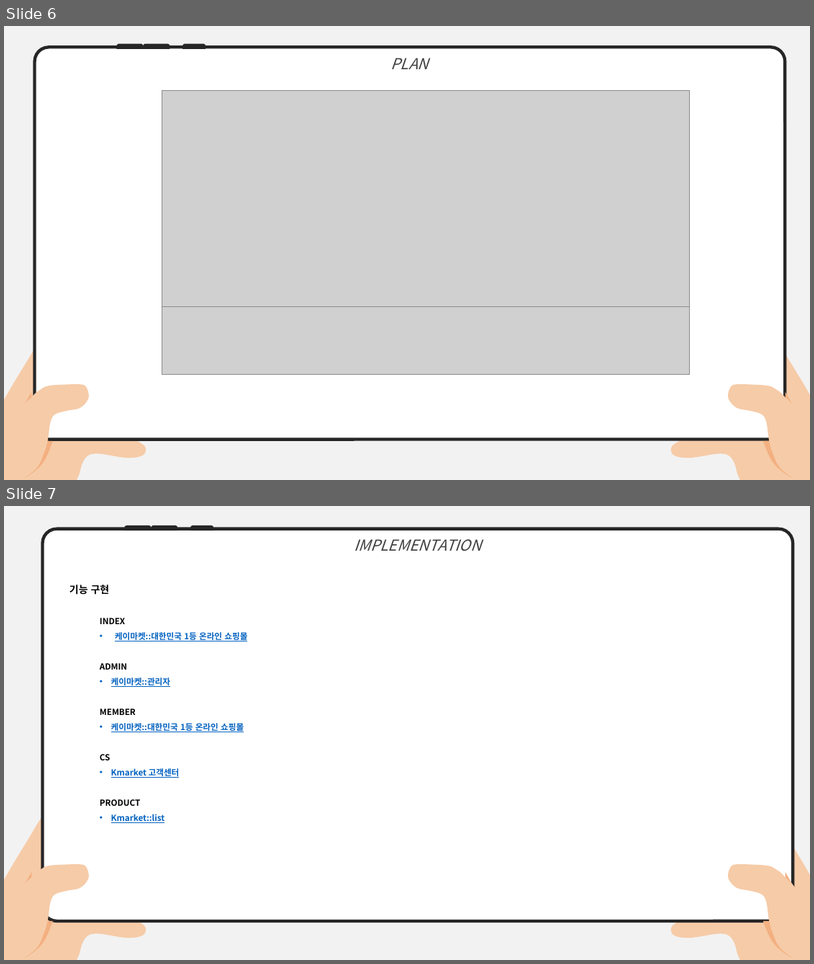
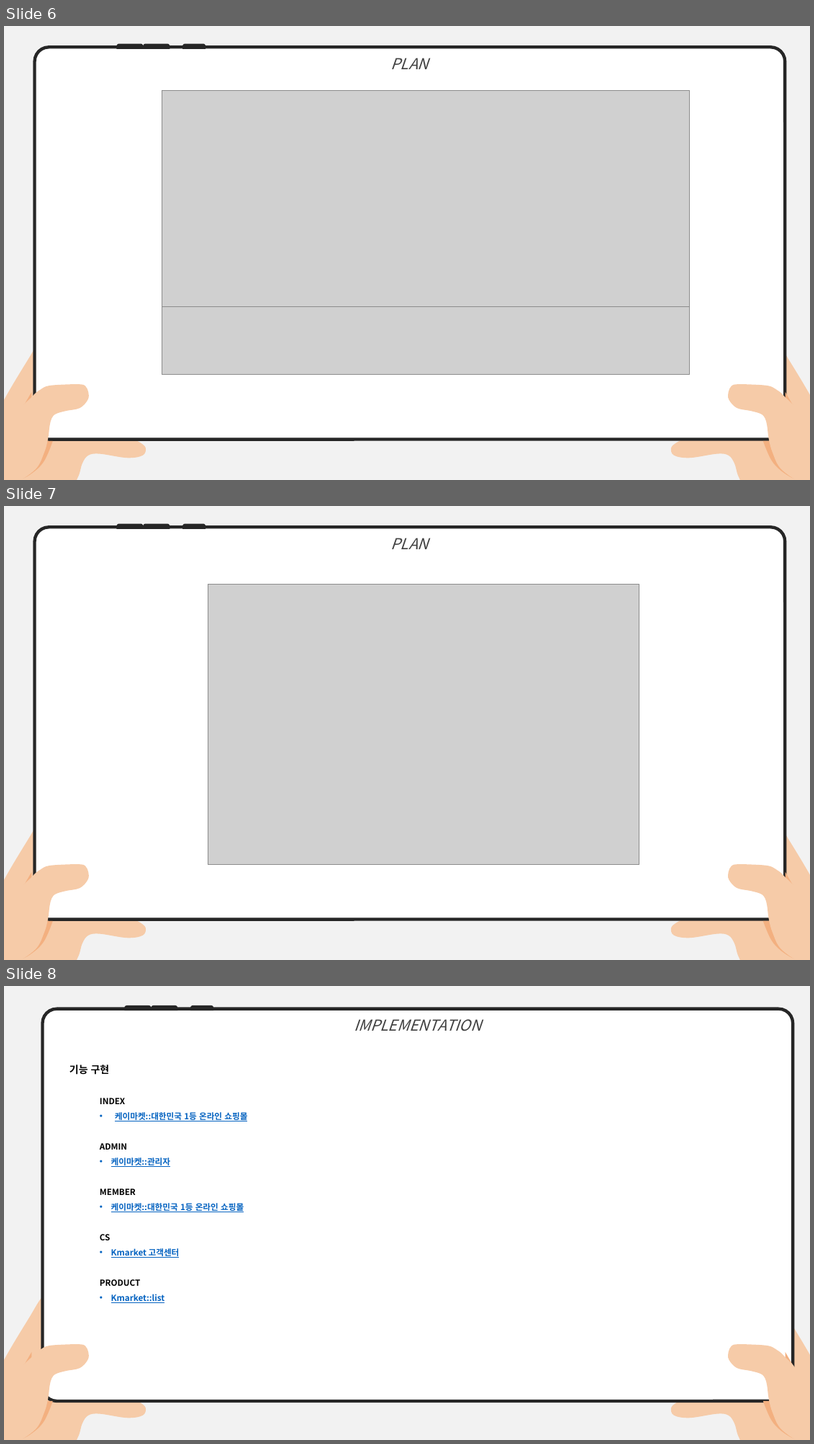
Before and after one commit to Bfunj/Kmarket1, a slide deck: KMARKET_5팀_PPT.pptx. Shown one above the other, each under a label of ours: slides 6 and 7 before the commit, slides 6, 7 and 8 after it. The pictures are 814x964 and 814x1444 pixels, drawn with LibreOffice and Linux fonts; fonts in the diff are those of the drawing; grey boxes stand for pictures. Boxes give left, top, right and bottom in pixels: in the first picture for what was removed or moved away, otherwise in the second. Text is boxed around its words. In the diff, an @@ line names an element or a change of style, - is before the commit and + after.

Commit message:
ppt

```diff
--- a/KMARKET_5팀_PPT.pptx
+++ b/KMARKET_5팀_PPT.pptx
@@ slide 7 added at [4,506,810,960], background #F2F2F2 @@
@@ group added at [35,525,786,919]: 3 round same rects, 1 rounded rectangle @@
+PLAN
@@ picture added at [208,584,640,864] @@
@@ freeform shape added at [4,811,146,960], fill #F6CBA8 @@
@@ freeform shape added at [671,811,810,960], fill #F6CBA8 @@
@@ freeform shape added at [10,864,89,960], fill #F6CBA8 @@
@@ right triangle added at [24,872,32,885], fill #F3B080 @@
@@ freeform shape added at [729,864,808,960], fill #F6CBA8 @@
@@ right triangle added at [786,872,793,885], fill #F3B080 @@
@@ freeform shape added at [20,921,53,959], fill #F3B080 @@
@@ freeform shape added at [764,921,798,959], fill #F3B080 @@
@@ what was slide 7 is now slide 8 @@
```
